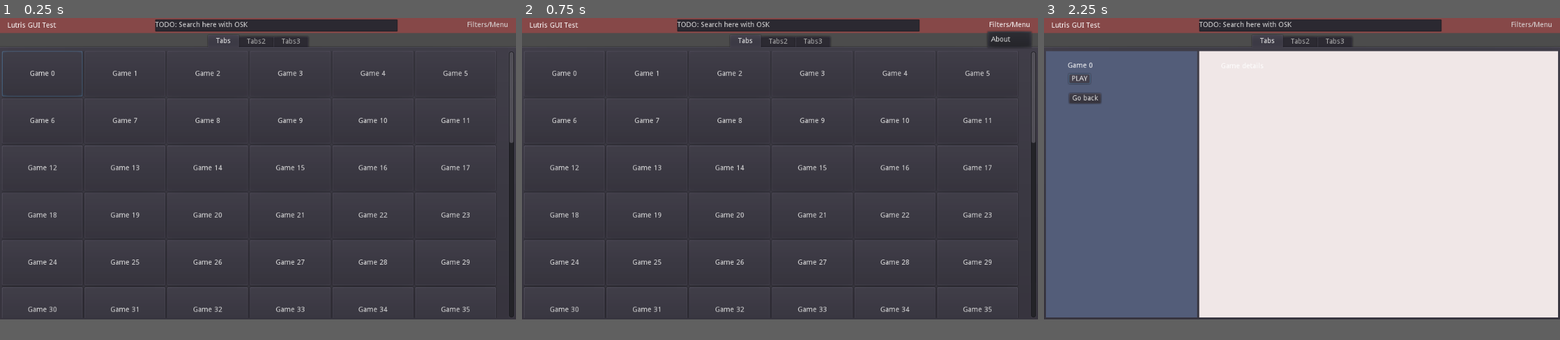
Above: before the commit, frames 1-3 (left to right).
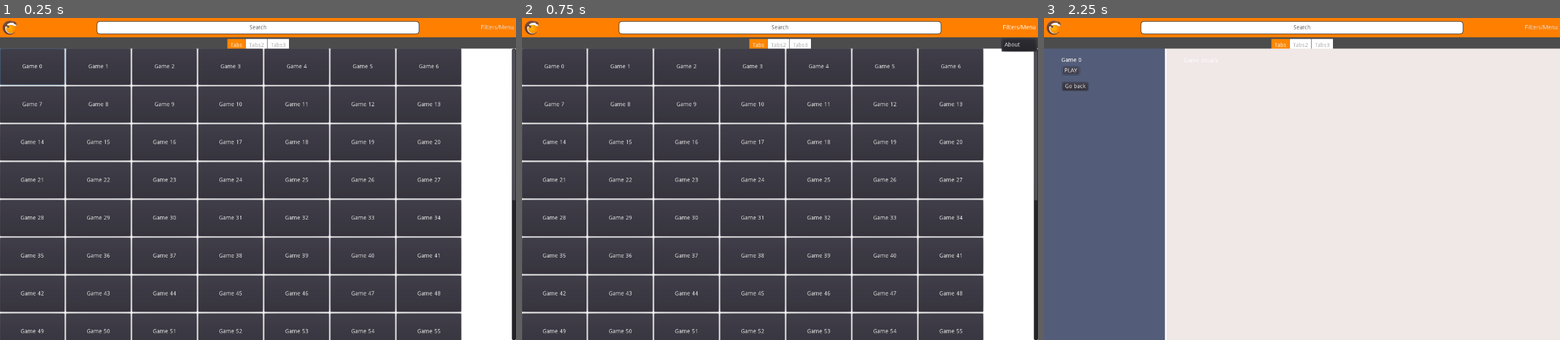
Above: after the commit, the same moments.

Repository: Buri/lutris-gamepad-ui
Game: Godot game, scene res://Root.tscn
Same seed, same stepped clock (60 frames per second), same inputs: the game is played once before the commit and once after it.
Inputs (mouse positions are in pixels of both pictures, inside the frame that each line leads up to):
- Up to frame 1 (0.25 s): no input
- Up to frame 2 (0.75 s): click "Filters/Menu" at 0.5 s
- Up to frame 3 (2.25 s): click (1054, 27) at 1.27 s; click "Game 0" at 2 s
In our replay, the window is 800x468 before the commit and 800x500 after it. These sizes can differ from the game's own. Grey fills any space a smaller window leaves; there, only what the larger window draws over its background counts as a difference.

The runs differ from the first frame. In frame 1, 25% of the frame differs, in the area x 0-100%, y 0-100%; in frame 2, 25%; in frame 3, 16%.

Commit message:
Improved Theme

Diff:
--- /dev/null
+++ b/LutrisTheme.tres
@@ -0,0 +1,43 @@
+[gd_resource type="Theme" load_steps=5 format=2]
+
+[sub_resource type="StyleBoxFlat" id=2]
+bg_color = Color( 1, 1, 1, 1 )
+border_width_left = 1
+border_width_top = 1
+border_width_right = 1
+border_width_bottom = 1
+border_color = Color( 0, 0, 0, 1 )
+corner_radius_top_left = 8
+corner_radius_top_right = 8
+corner_radius_bottom_right = 8
+corner_radius_bottom_left = 8
+
+[sub_resource type="StyleBoxFlat" id=5]
+bg_color = Color( 1, 1, 1, 1 )
+
+[sub_resource type="StyleBoxFlat" id=3]
+bg_color = Color( 1, 1, 1, 1 )
+border_width_left = 9
+border_width_top = 8
+border_width_right = 8
+border_color = Color( 0.8, 0.8, 0.8, 0 )
+expand_margin_left = 8.0
+expand_margin_right = 8.0
+expand_margin_top = 8.0
+
+[sub_resource type="StyleBoxFlat" id=4]
+bg_color = Color( 1, 0.533333, 0, 1 )
+border_width_left = 9
+border_width_top = 8
+border_width_right = 8
+border_color = Color( 1, 1, 1, 0 )
+expand_margin_left = 8.0
+expand_margin_right = 8.0
+expand_margin_top = 8.0
+
+[resource]
+LineEdit/colors/font_color = Color( 0, 0, 0, 1 )
+LineEdit/styles/normal = SubResource( 2 )
+TabContainer/styles/panel = SubResource( 5 )
+TabContainer/styles/tab_bg = SubResource( 3 )
+TabContainer/styles/tab_fg = SubResource( 4 )
--- a/Root.tscn
+++ b/Root.tscn
@@ -1,13 +1,16 @@
-[gd_scene load_steps=5 format=2]
+[gd_scene load_steps=7 format=2]
 
 [ext_resource path="res://MenuButton.gd" type="Script" id=1]
 [ext_resource path="res://GamesPanel.gd" type="Script" id=2]
 [ext_resource path="res://Root.gd" type="Script" id=3]
 [ext_resource path="res://TabContainer.gd" type="Script" id=4]
+[ext_resource path="res://lutris48.png" type="Texture" id=5]
+[ext_resource path="res://LutrisTheme.tres" type="Theme" id=6]
 
 [node name="Root" type="Control"]
 anchor_right = 1.0
 anchor_bottom = 1.0
+theme = ExtResource( 6 )
 script = ExtResource( 3 )
 __meta__ = {
 "_edit_use_anchors_": false
@@ -22,28 +25,63 @@
 "_edit_use_anchors_": false
 }
 
-[node name="ColorRect" type="ColorRect" parent="VBoxContainer"]
-margin_right = 1024.0
-margin_bottom = 30.0
-rect_min_size = Vector2( 0, 30 )
-size_flags_horizontal = 3
-color = Color( 0.529412, 0.286275, 0.286275, 1 )
-
-[node name="Label" type="Label" parent="VBoxContainer/ColorRect"]
-margin_left = 15.0
-margin_top = 8.0
-margin_right = 111.0
-margin_bottom = 22.0
-text = "Lutris GUI Test"
+[node name="HeaderBar" type="Control" parent="VBoxContainer"]
+margin_right = 1280.0
+margin_bottom = 48.0
+rect_min_size = Vector2( 0, 48 )
 __meta__ = {
 "_edit_use_anchors_": false
 }
 
-[node name="MenuButton" type="MenuButton" parent="VBoxContainer/ColorRect"]
-margin_left = 921.0
-margin_top = 4.0
-margin_right = 1014.0
-margin_bottom = 24.0
+[node name="HeaderColorRect" type="ColorRect" parent="VBoxContainer/HeaderBar"]
+anchor_right = 1.0
+anchor_bottom = 1.0
+margin_bottom = -52.0
+rect_min_size = Vector2( 0, 48 )
+size_flags_horizontal = 3
+color = Color( 1, 0.501961, 0, 1 )
+__meta__ = {
+"_edit_use_anchors_": false
+}
+
+[node name="CenterContainer" type="CenterContainer" parent="VBoxContainer/HeaderBar"]
+anchor_right = 1.0
+anchor_bottom = 1.0
+size_flags_horizontal = 3
+__meta__ = {
+"_edit_use_anchors_": false
+}
+
+[node name="SearchLineEdit" type="LineEdit" parent="VBoxContainer/HeaderBar/CenterContainer"]
+margin_left = 240.0
+margin_top = 8.0
+margin_right = 1040.0
+margin_bottom = 40.0
+rect_min_size = Vector2( 800, 32 )
+size_flags_horizontal = 3
+align = 1
+placeholder_text = "Search"
+__meta__ = {
+"_edit_use_anchors_": false
+}
+
+[node name="LutrisButton" type="TextureButton" parent="VBoxContainer/HeaderBar"]
+margin_left = 6.0
+margin_top = 6.0
+margin_right = 54.0
+margin_bottom = 54.0
+rect_scale = Vector2( 0.75, 0.75 )
+texture_normal = ExtResource( 5 )
+__meta__ = {
+"_edit_use_anchors_": false
+}
+
+[node name="MenuButton" type="MenuButton" parent="VBoxContainer/HeaderBar"]
+anchor_left = 1.0
+anchor_right = 1.0
+anchor_bottom = 1.0
+margin_left = -93.0
+size_flags_horizontal = 9
 text = "Filters/Menu"
 script = ExtResource( 1 )
 __meta__ = {
@@ -51,9 +89,9 @@
 }
 
 [node name="TabContainer" type="TabContainer" parent="VBoxContainer"]
-margin_top = 34.0
-margin_right = 1024.0
-margin_bottom = 600.0
+margin_top = 52.0
+margin_right = 1280.0
+margin_bottom = 800.0
 size_flags_horizontal = 3
 size_flags_vertical = 3
 script = ExtResource( 4 )
@@ -64,10 +102,7 @@
 [node name="Tabs" type="Tabs" parent="VBoxContainer/TabContainer"]
 anchor_right = 1.0
 anchor_bottom = 1.0
-margin_left = 4.0
-margin_top = 32.0
-margin_right = -4.0
-margin_bottom = -4.0
+margin_top = 24.0
 script = ExtResource( 2 )
 
 [node name="ScrollContainer" type="ScrollContainer" parent="VBoxContainer/TabContainer/Tabs"]
@@ -82,8 +117,8 @@
 }
 
 [node name="GridContainer" type="GridContainer" parent="VBoxContainer/TabContainer/Tabs/ScrollContainer"]
-margin_right = 1017.0
-margin_bottom = 531.0
+margin_right = 1281.0
+margin_bottom = 725.0
 grow_horizontal = 2
 grow_vertical = 2
 size_flags_horizontal = 3
@@ -147,10 +182,3 @@
 __meta__ = {
 "_edit_use_anchors_": false
 }
-
-[node name="TextEdit" type="TextEdit" parent="."]
-margin_left = 308.0
-margin_top = 3.0
-margin_right = 789.0
-margin_bottom = 27.0
-text = "TODO: Search here with OSK"
--- a/project.godot
+++ b/project.godot
@@ -27,6 +27,11 @@
 [autoload]
 
 UiStack="*res://Behaviours/UIStack/UIStack.gd"
+
+[display]
+
+window/size/width=1280
+window/size/height=800
 
 [input]
 
Binary file added: lutris48.png
Not shown, added: lutris48.png.import
